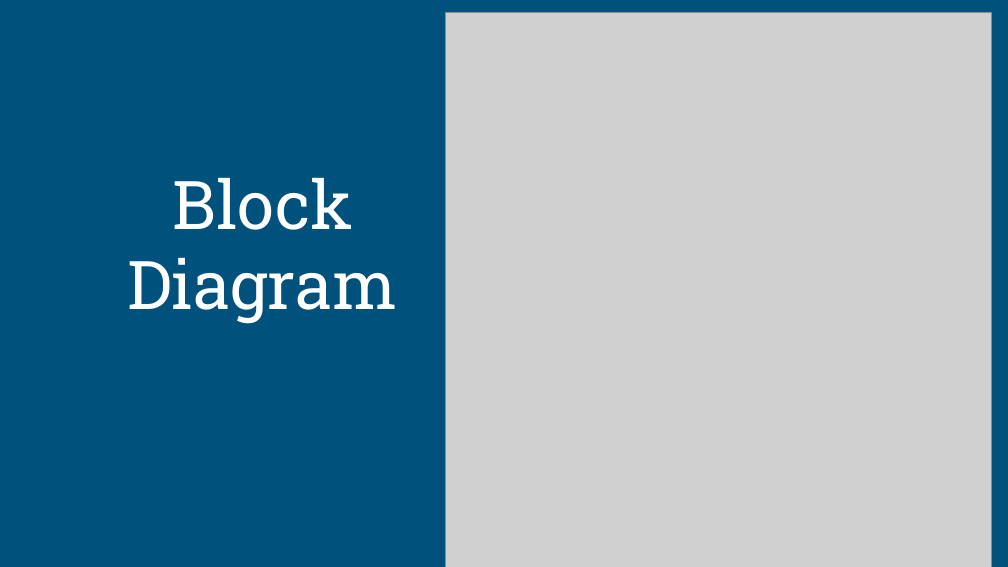
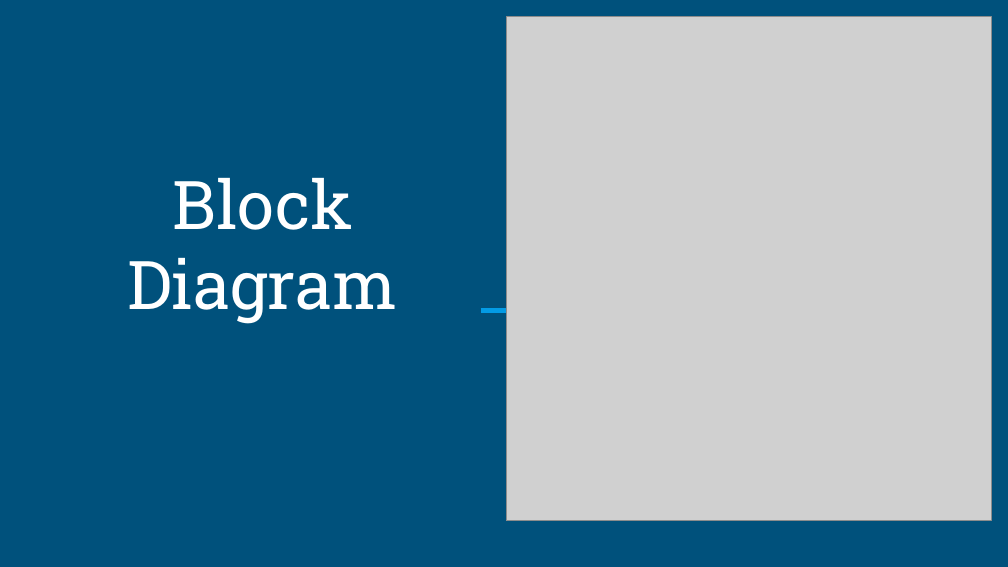
Before and after one commit to SivaK18/Semantic-Analysis, a slide deck: slide 3 of display.pptx. Drawn at 1008x567 pixels with LibreOffice and Linux fonts; fonts in the diff are those of the drawing; grey boxes stand for pictures. Boxes give left, top, right and bottom in pixels: in the first picture for what was removed or moved away, otherwise in the second. Text is boxed around its words. In the diff, an @@ line names an element or a change of style, - is before the commit and + after.

```diff
--- a/display.pptx
+++ b/display.pptx
@@ picture: place and size @@
-picture at box(446, 13, 991, 567)
+picture at box(506, 17, 991, 521)
@@ line added from (481, 310) to (527, 310), #039BE5 3 pt @@
```
Also in this commit, not shown: 2 other slides changed, 6 slides added, 2 slides removed, 3 other files.
